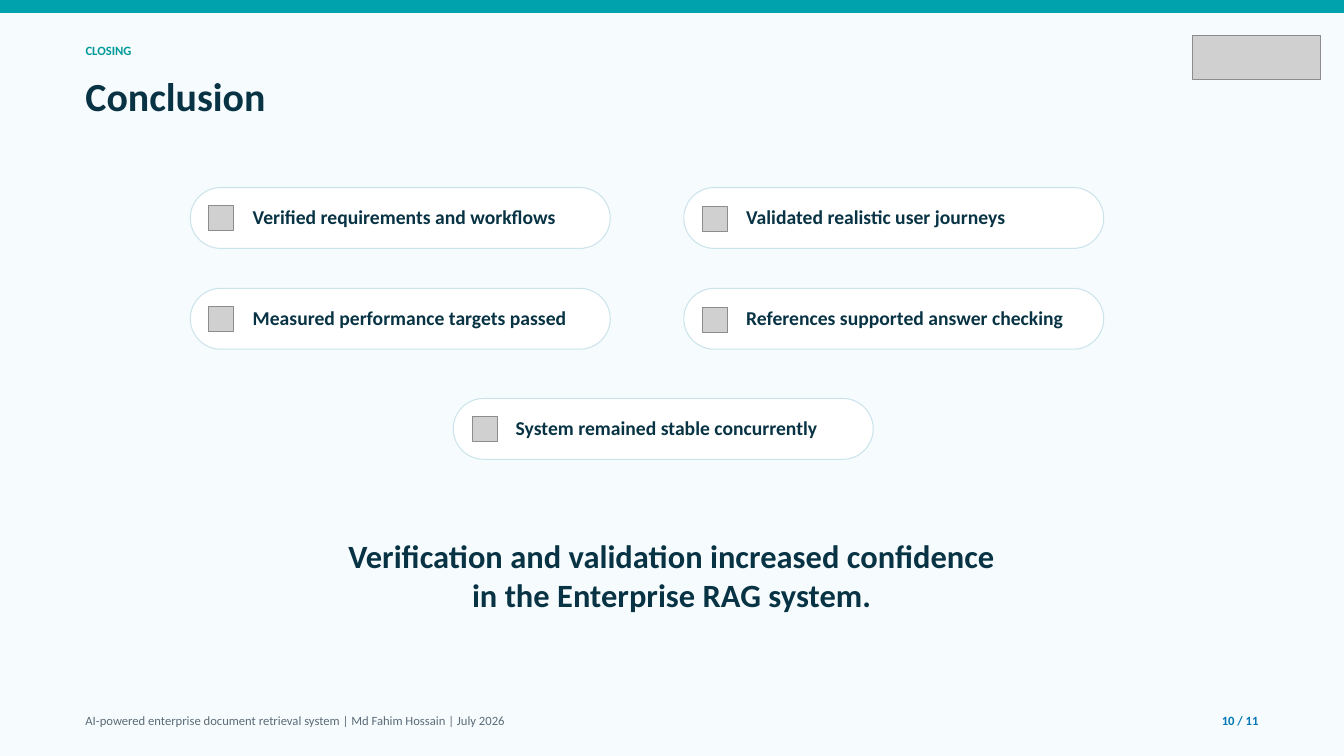
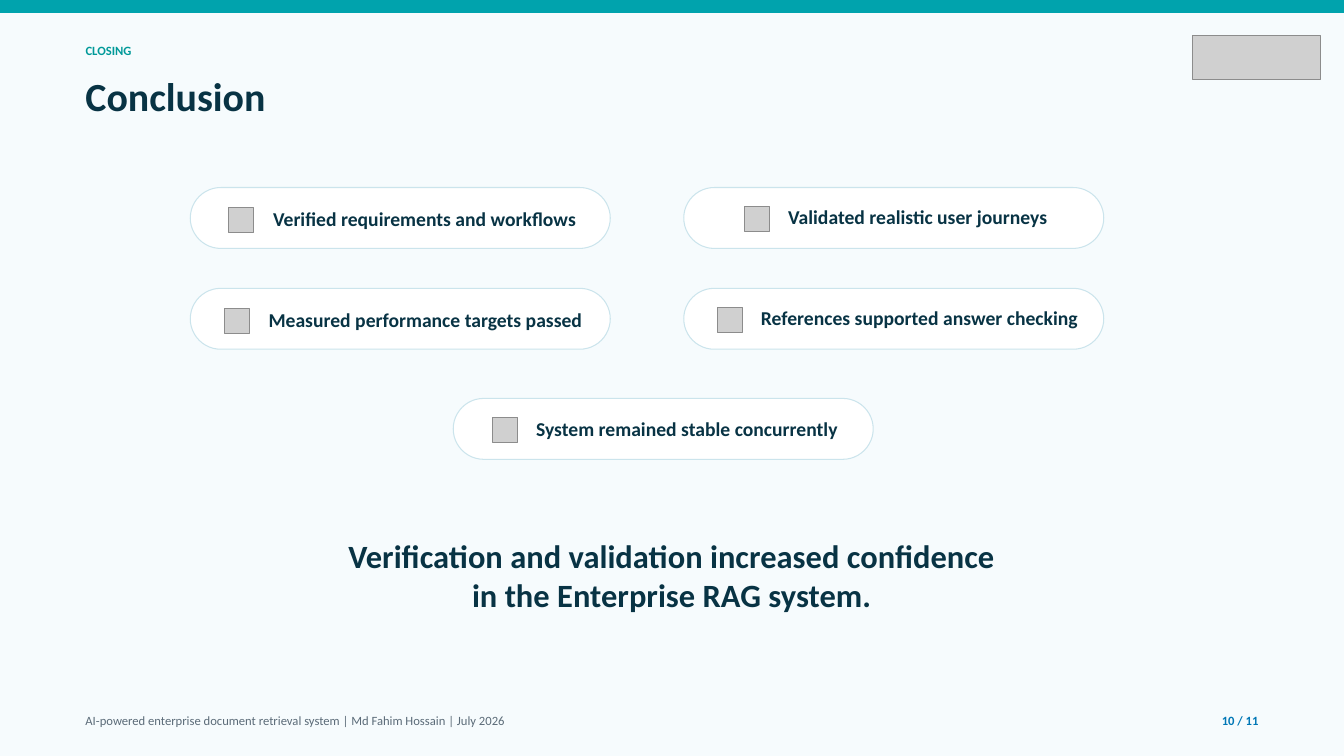
Before and after one commit to alifhossain174/Masters-Internship-Report, a slide deck: slide 10 of Presentation - Software Verification and Validation.pptx. Drawn at 1344x756 pixels with LibreOffice and Linux fonts; fonts in the diff are those of the drawing; grey boxes stand for pictures. Boxes give left, top, right and bottom in pixels: in the first picture for what was removed or moved away, otherwise in the second. Text is boxed around its words. In the diff, an @@ line names an element or a change of style, - is before the commit and + after.

```diff
--- a/Presentation - Software Verification and Validation.pptx
+++ b/Presentation - Software Verification and Validation.pptx
@@ picture removed at box(209, 206, 234, 231) @@
@@ picture added at box(229, 208, 254, 233) @@
@@ text "Verified requirements and workflows": place and size @@
-text "Verified requirements and workflows" at box(253, 210, 555, 227)
+text "Verified requirements and workflows" at box(273, 212, 576, 229)
@@ picture removed at box(703, 207, 728, 232) @@
@@ picture added at box(745, 207, 770, 232) @@
@@ text "Validated realistic user journeys": place and size @@
-text "Validated realistic user journeys" at box(746, 210, 1005, 228)
+text "Validated realistic user journeys" at box(788, 210, 1047, 228)
@@ 2 texts, 2 pictures: place and size @@
-2 texts, 2 pictures at box(209, 307, 1063, 333)
+2 texts, 2 pictures at box(224, 308, 1078, 334)
@@ picture removed at box(472, 416, 497, 442) @@
@@ picture added at box(493, 417, 518, 443) @@
@@ text "System remained stable concurrently": place and size @@
-text "System remained stable concurrently" at box(516, 421, 817, 438)
+text "System remained stable concurrently" at box(536, 422, 838, 439)
```
Also in this commit, not shown: 1 other file.
